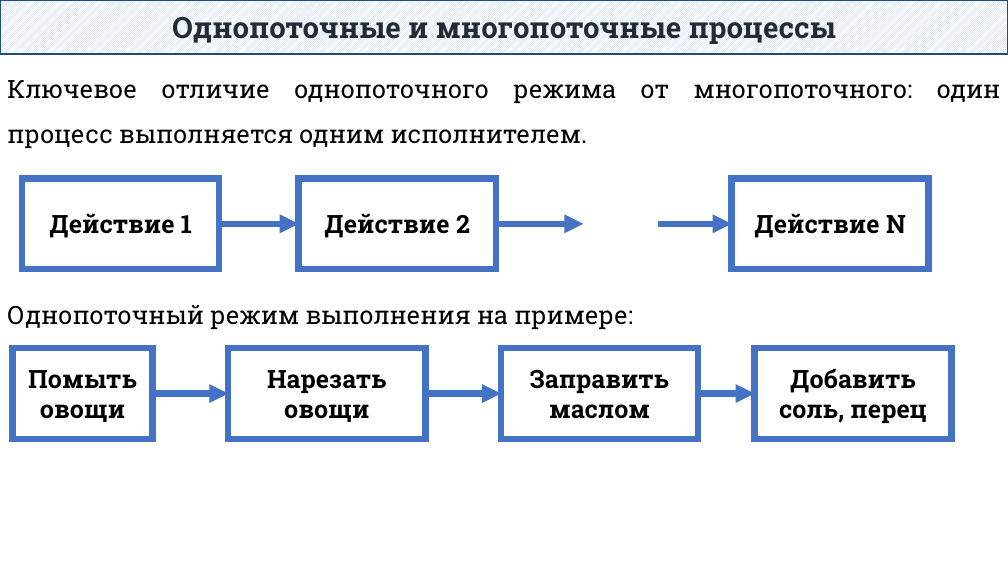
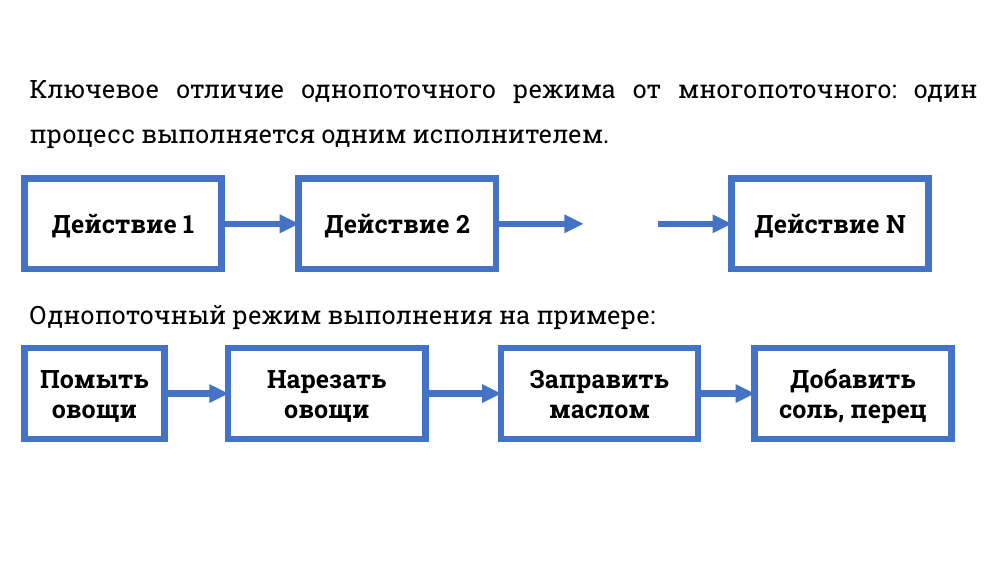
Before and after one commit to DaniilKlyukin/ITiP-3, a slide deck: slide 4 of Лекции/ИТиП 3 лек 5.pptx (slide 3 before the commit). Drawn at 1008x567 pixels with LibreOffice and Linux fonts; fonts in the diff are those of the drawing. Boxes give left, top, right and bottom in pixels: in the first picture for what was removed or moved away, otherwise in the second. Text is boxed around its words. In the diff, an @@ line names an element or a change of style, - is before the commit and + after.

```diff
--- a/Лекции/ИТиП 3 лек 5.pptx
+++ b/Лекции/ИТиП 3 лек 5.pptx
@@ rectangle removed at bbox=[0, 0, 1008, 54] @@
-Однопоточные и многопоточные процессы
@@ text "Ключевое отличие однопоточного режима от ..." rewrapped from bbox=[7, 80, 1001, 329] to bbox=[30, 80, 978, 329] @@
@@ rectangle "Помыть овощи": place and size @@
-rectangle "Помыть овощи" at bbox=[13, 349, 153, 439]
+rectangle "Помыть овощи" at bbox=[24, 349, 164, 439]
@@ arrow moved from (153, 394) - (228, 394) to (165, 394) - (228, 394) @@
```
Also in this commit, not shown: 15 other slides changed, 23 slides added, 8 slides removed.
